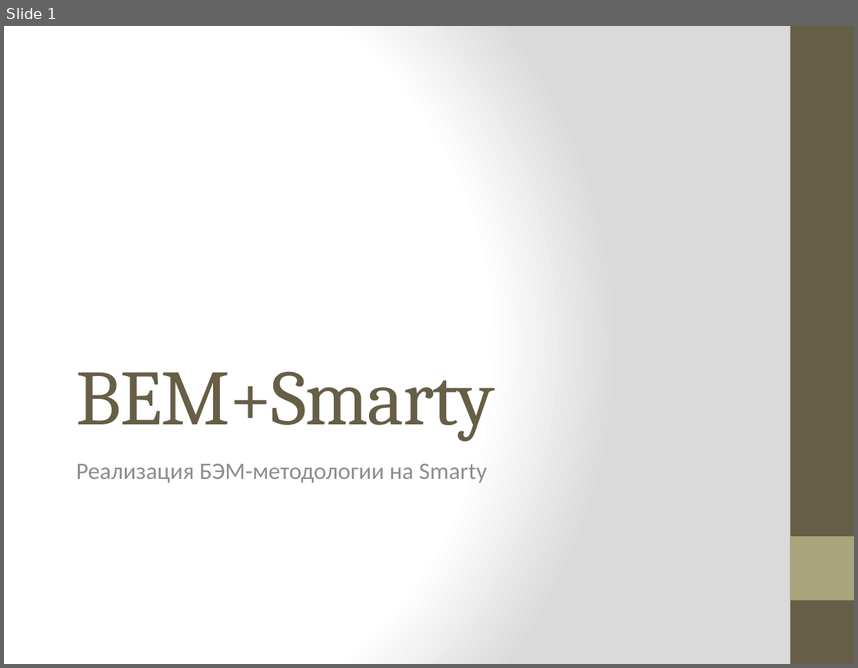
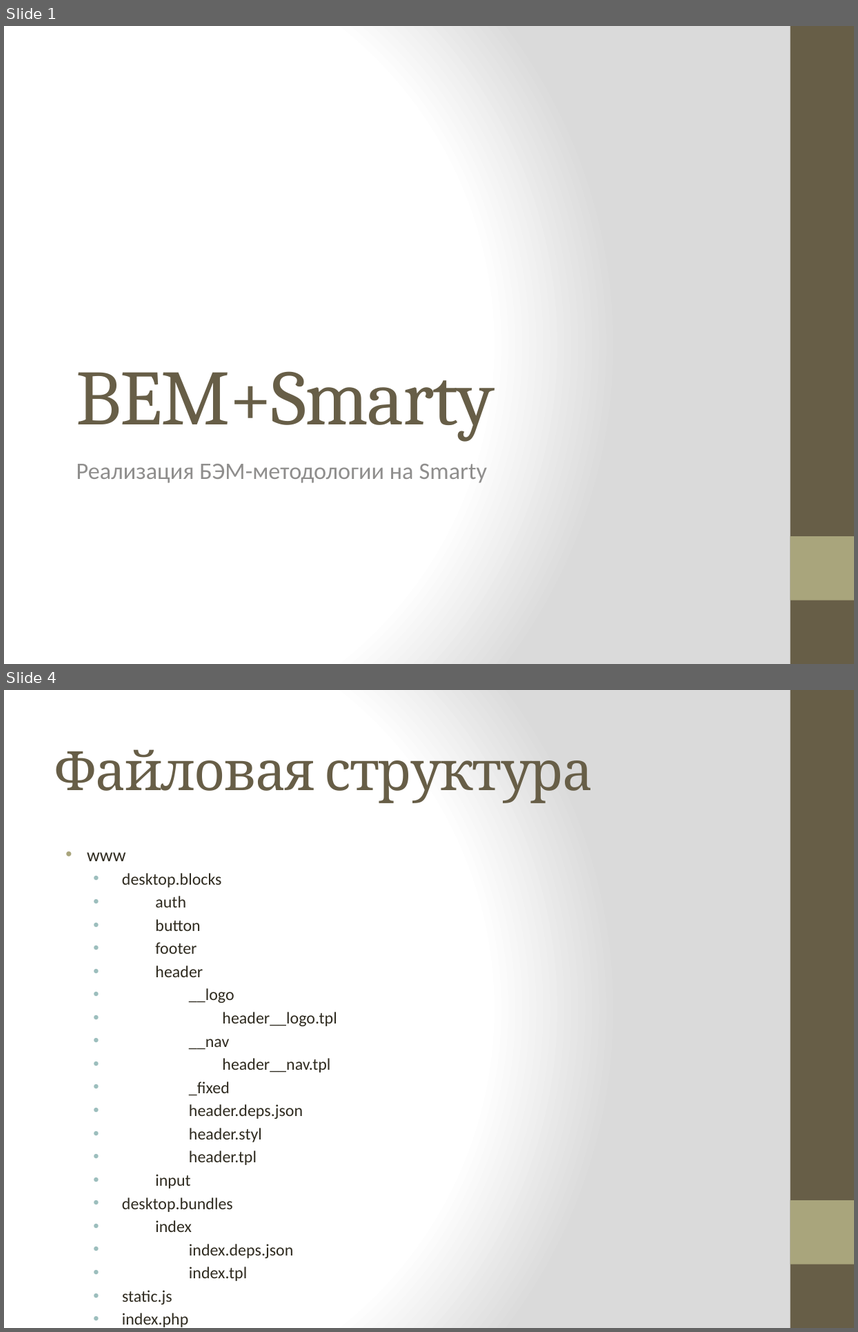
Before and after one commit to isallavat/BEM-Smarty, a slide deck: BEM+Smarty.pptx. Shown one above the other, each under a label of ours: slide 1 before the commit, slides 1 and 4 after it; the slides between them are not shown. The pictures are 858x668 and 858x1332 pixels, drawn with LibreOffice and Linux fonts; fonts in the diff are those of the drawing. Boxes give left, top, right and bottom in pixels: in the first picture for what was removed or moved away, otherwise in the second. Text is boxed around its words. In the diff, an @@ line names an element or a change of style, - is before the commit and + after.

```diff
--- a/BEM+Smarty.pptx
+++ b/BEM+Smarty.pptx
@@ slide 4 added at box(4, 690, 854, 1328), background gradient #FFFFFF to #DADADA; not listed: 2 template elements that a slide beside it also shows @@
@@ title added at box(55, 749, 593, 803), 46 pt, text #675E47 @@
+Файловая структура
@@ text added at box(87, 852, 337, 1327), 14 pt, text #2F2B20 @@
+• www
+  • desktop.blocks
+  • auth
+  • button
+  • footer
+  • header
+  • __logo
+  • header__logo.tpl
+  • __nav
+  • header__nav.tpl
+  • _fixed
+  • header.deps.json
+  • header.styl
+  • header.tpl
+  • input
+  • desktop.bundles
+  • index
+  • index.deps.json
+  • index.tpl
+  • static.js
+  • index.php
```
Also in this commit, not shown: 1 slide changed, 4 other slides added, 25 other files.
